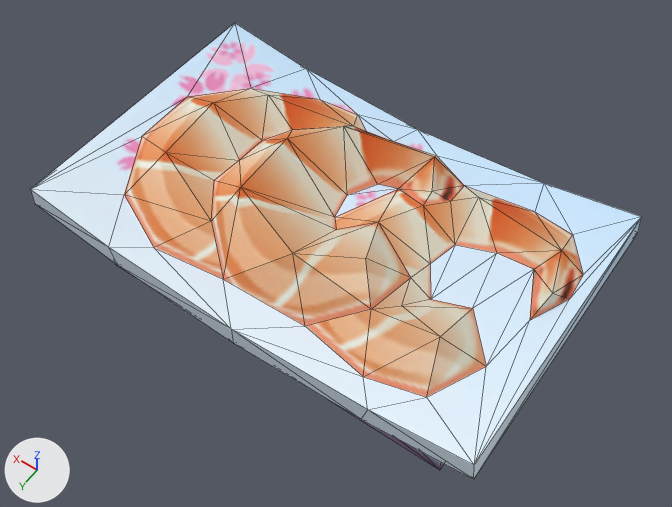
The COLLADA model ARQRCode/bin/serverside/G6.dae: old version first, new version second.
Camera for both pictures: a 50 mm lens placed at (-0.168, 0.232, 0.391), pointed at (-0.005, 0.004, 0.032). Arrows for +X, +Y and +Z are at lower left; the lights stay in place. Mesh edges are drawn as thin lines.

The first picture shows 'G7'.
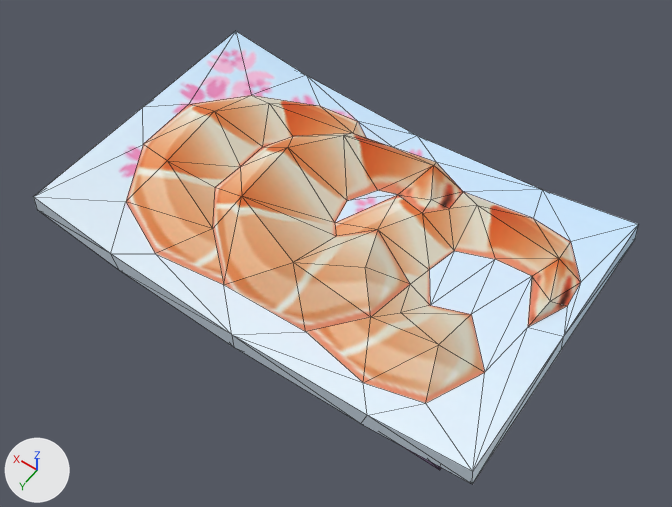
Boxes [x1, y1, x2, y2] around the edits, measured in the pictures (672 x 507 px):
'G7', reshaped, rescaled
    before: [31, 23, 641, 479]
    after: [34, 31, 638, 484]
part 1 of me_g7shape, built on
    before: [31, 23, 641, 478]
    after: [35, 32, 638, 484]

The change, as a list of edits to the scene's bpy script:
```text
Change me_g7shape:
    used by ob_g7; location = (0.0, 0.0, 0.0)
    remove me_g7shape.from_pydata(...)  # 93 vertices, 180 faces; spans x -0.122..0.122, y -0.076..0.076, z 0.0..0.074
    add me_g7shape.from_pydata(...)  # 99 vertices, 192 faces; spans x -0.122..0.122, y -0.076..0.076, z 0.0..0.074
    me_g7shape part 1
    21 faces are deleted
    6 vertices are added at (-0.122, 0.0, 0.052), (-0.121, 0.0, 0.063), (0.122, 0.0, 0.052), (0.121, 0.0, 0.063), (0.0, -0.057, 0.0), (0.0, 0.057, 0.0)
    33 new faces join them
Change ob_g7:
    ob_g7.scale: (1.0, 1.0, 1.0) -> (1.0, 1.0, 0.913)
```
